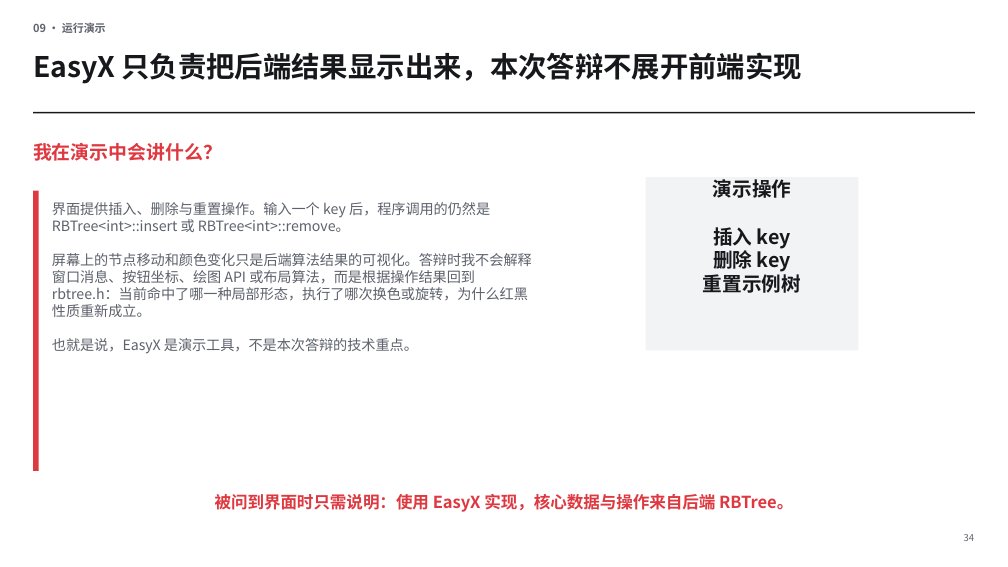
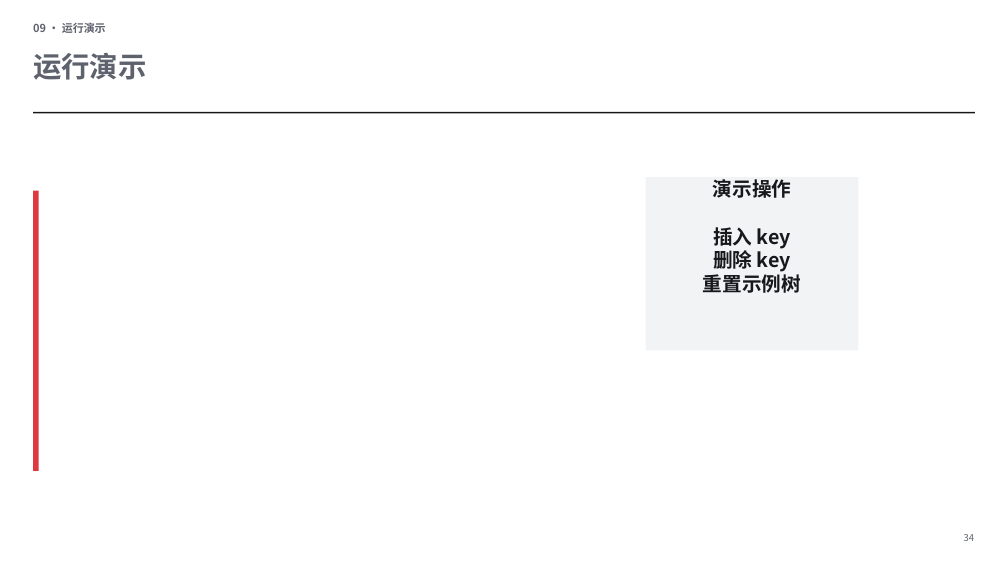
Before and after one commit to anarchycuriosity/data_structure_course_design, a slide deck: slide 34 of outputs/red_black_tree_defense.pptx. Drawn at 1008x567 pixels with LibreOffice and Linux fonts; fonts in the diff are those of the drawing. Boxes give left, top, right and bottom in pixels: in the first picture for what was removed or moved away, otherwise in the second. Text is boxed around its words. In the diff, an @@ line names an element or a change of style, - is before the commit and + after.

```diff
--- a/outputs/red_black_tree_defense.pptx
+++ b/outputs/red_black_tree_defense.pptx
@@ text at bbox=[33, 53, 146, 80]: text changed; text colour #17181C to #5D626C @@
-EasyX 只负责把后端结果显示出来，本次答辩不展开前端实现
+运行演示
@@ text removed at bbox=[33, 143, 222, 161] @@
-我在演示中会讲什么？
@@ text removed at bbox=[52, 202, 532, 354] @@
-界面提供插入、删除与重置操作。输入一个 key 后，程序调用的仍然是 RBTree<int>::insert 或 RBTree<int>::remove。
-屏幕上的节点移动和颜色变化只是后端算法结果的可视化。答辩时我不会解释窗口消息、按钮坐标、绘图 API 或布局算法，而是根据操作结果回到 rbtree.h：当前命中了哪一种局部形态，执行了哪次换色或旋转，为什么红黑性质重新成立。
-也就是说，EasyX 是演示工具，不是本次答辩的技术重点。
@@ text removed at bbox=[215, 494, 793, 512] @@
-被问到界面时只需说明：使用 EasyX 实现，核心数据与操作来自后端 RBTree。
```
Also in this commit, not shown: 2 other slides changed, 1 slide added, 3 slides removed.
